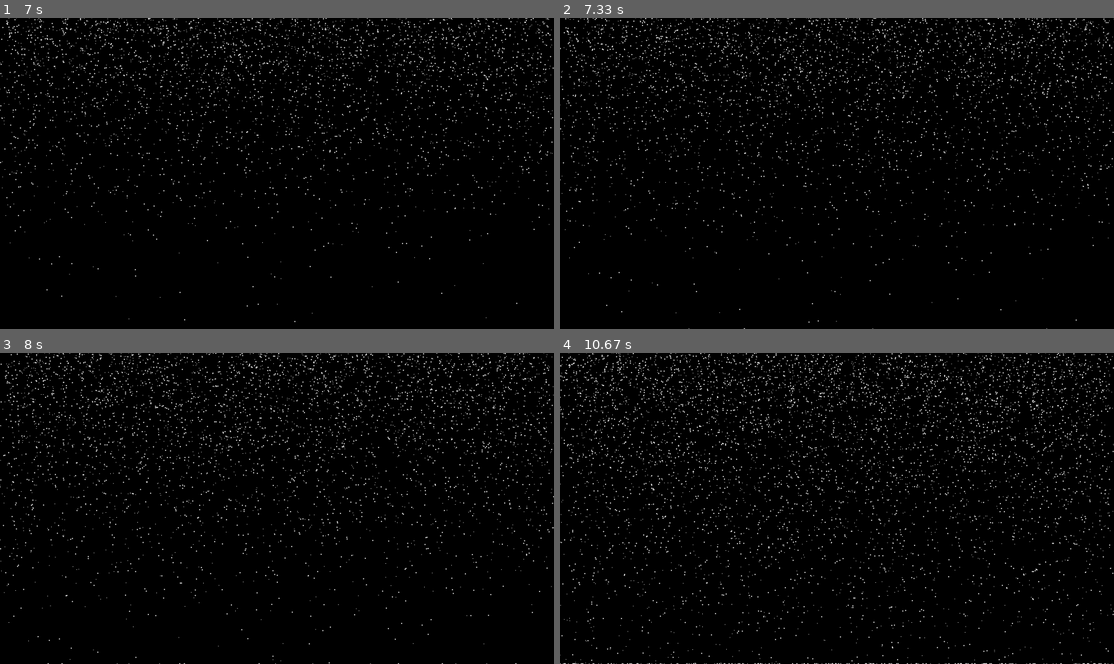
Above: before the commit, frames 1-4 (two rows, left to right).
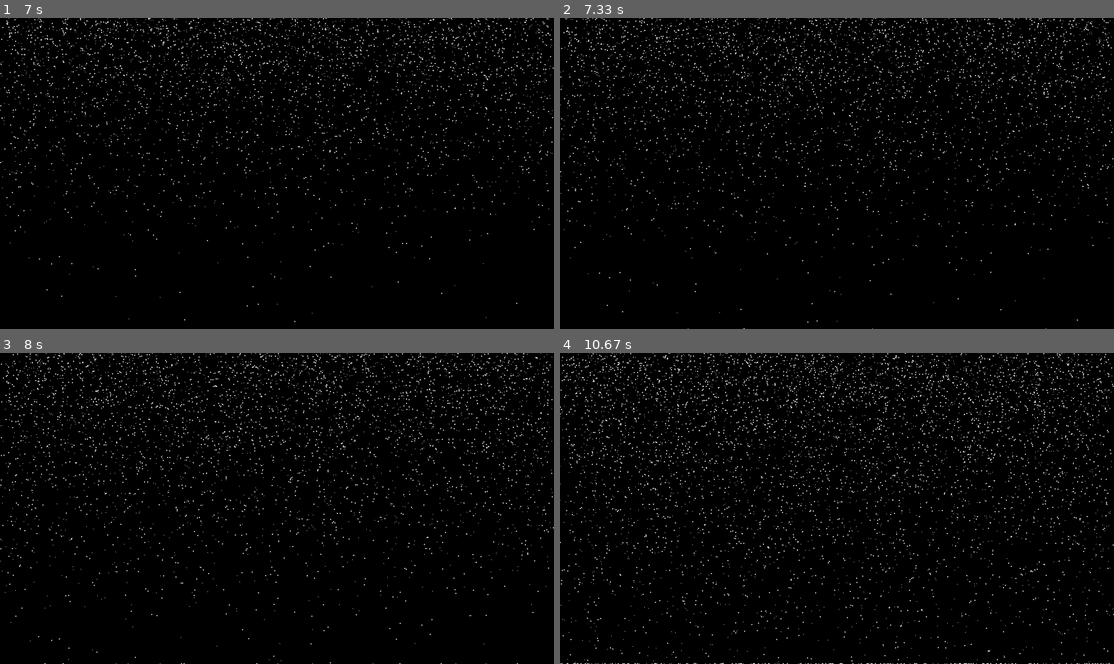
Above: after the commit, the same moments.

Repository: Kuza83/Snow_flake_pygame
Game: pygame game, started from main.py
Same seed, same stepped clock (60 frames per second), same inputs: the game is played once before the commit and once after it.
Inputs:
- Up to frame 1 (7 s): tap Space at 0.33, 1.67, 2.07, 2.37, 2.57, 2.9, 3.2, 3.4, 3.7, 3.97, 4.3, 4.6, 4.73, 5.13, 5.43, 5.8, 6.2, 6.5, 6.7 s
- Up to frame 2 (7.33 s): tap Space at 7, 7.2 s
- Up to frame 3 (8 s): tap Space at 7.53, 7.83 s
- Up to frame 4 (10.67 s): tap Space at 8.03, 8.33, 8.6, 8.93, 9.23, 9.37, 9.77, 10.07, 10.43 s

Frame 1 is identical in both runs. In frame 2, 4.1% of the frame differs, in the area x 0-100%, y 0-100%; in frame 3, 5.4%; in frame 4, 8.1%.

Commit message:
maj globale

Diff:
--- a/flocon.py
+++ b/flocon.py
@@ -18,12 +18,10 @@
         if self.state == "falling":
             self.x += random.uniform(0, 1.5)
             self.x -= random.uniform(0, 1.5)
+            self.y += self.speed
         if self.y > globals.screen_height - 1:
             self.state = "outScreen"
-        if self.state != "outScreen":
-            self.y += self.speed
         if self.state == "outScreen":
-            print("sol")
             self.y = globals.screen_height - 1
 
     def draw(self):
--- a/globals.py
+++ b/globals.py
@@ -1,4 +1,3 @@
-import flocon
 import pygame
 import random
 import flocon
@@ -37,7 +36,7 @@
         listSnow.append(flocon.Flocon(x, y, speed, size, tLife))
 
 
-def updateSnow(listSnow):
+def updateSnowFall(listSnow):
     for i in listSnow:
         i.timer += 1
         i.updateSnow()
--- a/main.py
+++ b/main.py
@@ -44,7 +44,7 @@
         globals.create_List(listSnowFlake, creationRand)
         timer = 0
 
-    globals.updateSnow(listSnowFlake)
+    globals.updateSnowFall(listSnowFlake)
     globals.eraseSnow(listSnowFlake)
 
     pygame.display.flip()
